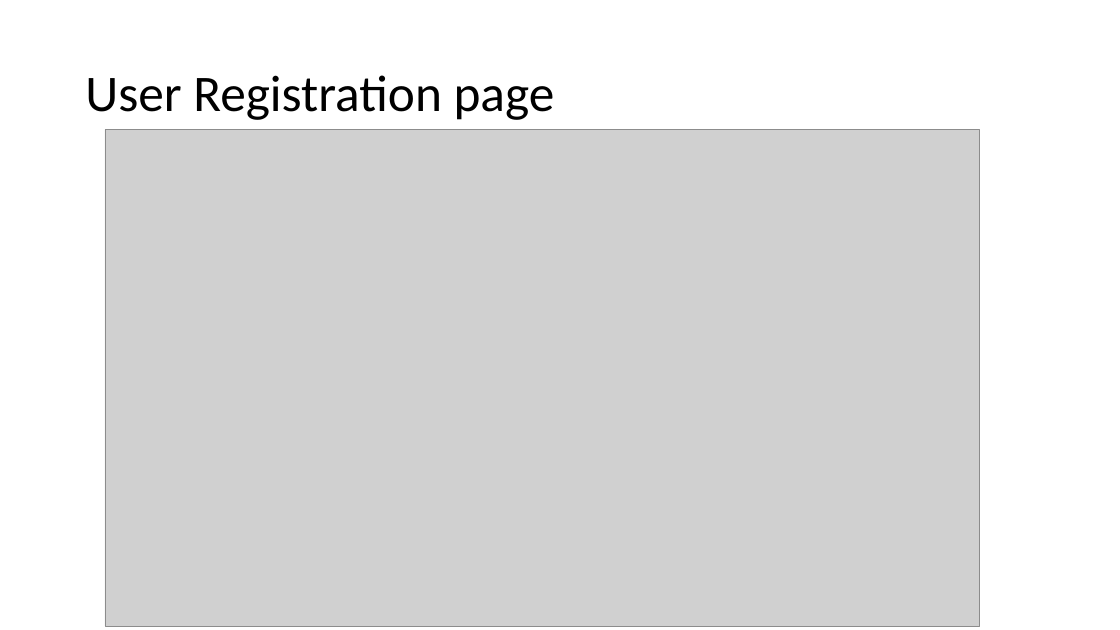
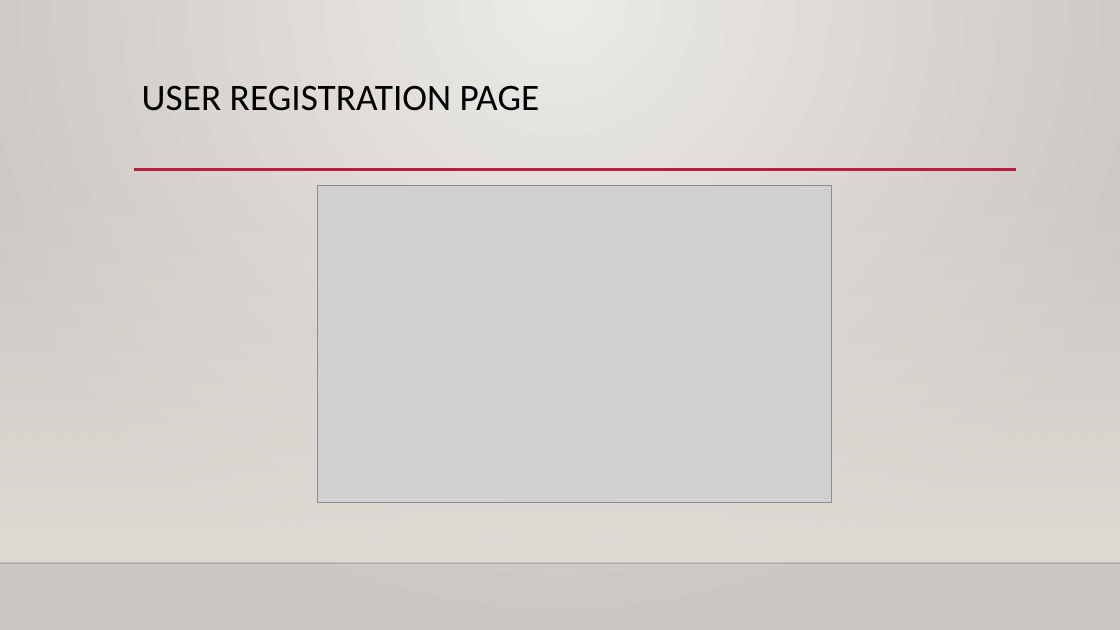
Before and after one commit to acb5649/BAConnect, a slide deck: slide 4 of Course Project Presentation 1.pptx. Drawn at 1120x630 pixels with LibreOffice and Linux fonts; fonts in the diff are those of the drawing; grey boxes stand for pictures; background and template pictures are left out. Boxes give left, top, right and bottom in pixels: in the first picture for what was removed or moved away, otherwise in the second. Text is boxed around its words. In the diff, an @@ line names an element or a change of style, - is before the commit and + after.

```diff
--- a/Course Project Presentation 1.pptx
+++ b/Course Project Presentation 1.pptx
@@ background #FFFFFF to gradient #ECEAE7 to #CAC7C1 @@
@@ title "USER REGISTRATION PAGE" at bbox=[142, 85, 540, 111]: vertical alignment middle to top @@
@@ title at bbox=[142, 85, 540, 111]: text changed; size 44 to 32 pt @@
-User Registration page
+USER REGISTRATION PAGE
@@ picture removed at bbox=[105, 129, 980, 626] @@
@@ line added from (134, 170) to (1017, 170), #B71E42 2.5 pt @@
@@ rectangle added at bbox=[0, 186, 1120, 563], fill gradient #DFDBD5 @@
@@ picture added at bbox=[318, 185, 832, 502] @@
@@ line added from (0, 563) to (1120, 563), #000001 1 pt @@
```
Also in this commit, not shown: 4 other slides changed, 2 slides added, 1 other file.
